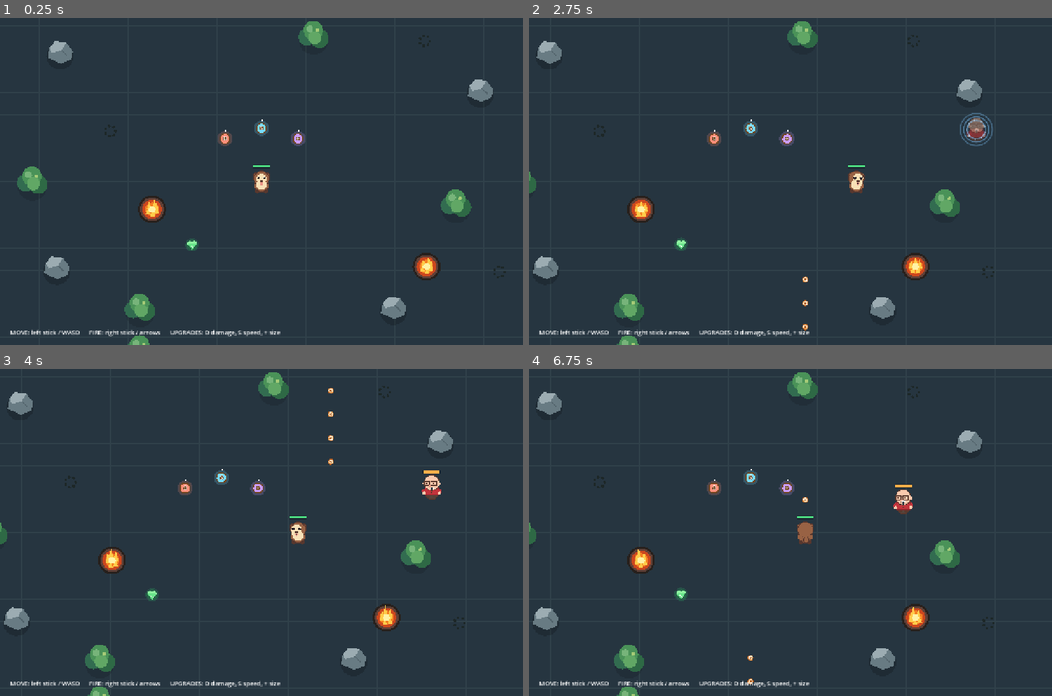
Above: before the commit, frames 1-4 (two rows, left to right).
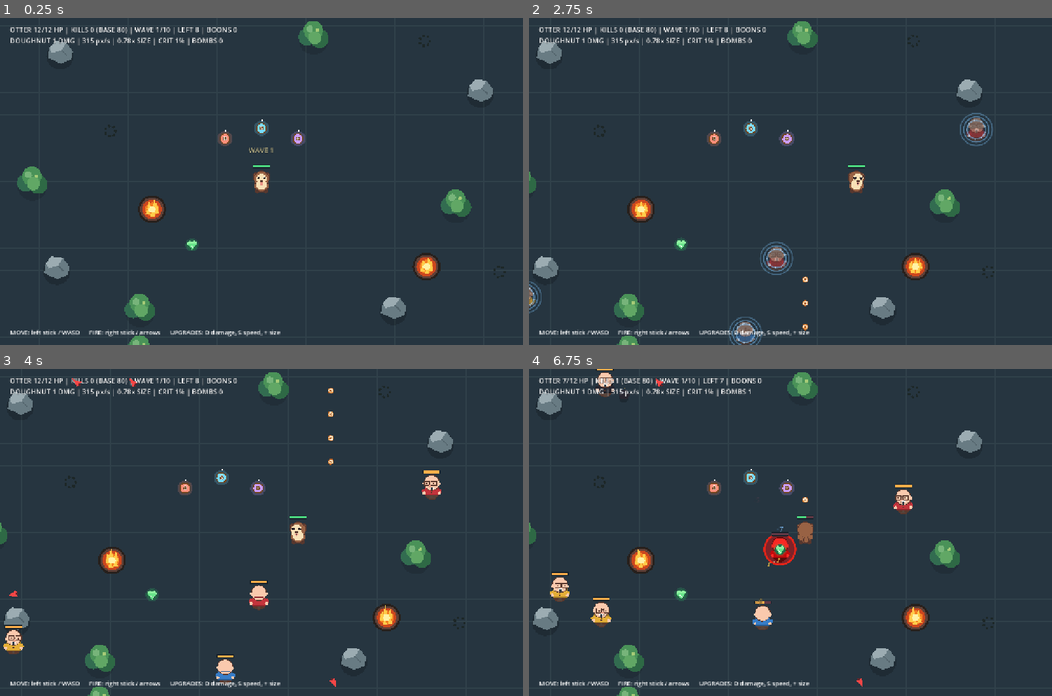
Above: after the commit, the same moments.

Repository: Jonty303/Project-Ottertron
Game: Godot game, scene res://scenes/main.tscn
The game is run twice, just before and just after one commit, with the same random seed, the same clock (stepped at 60 frames per second) and the same inputs.
Inputs:
- Up to frame 1 (0.25 s): no input
- Up to frame 2 (2.75 s): tap Enter at 0.5, 1.35 s; hold D 0.53-1.28 s; hold R 0.53-1.28 s; tap Space at 0.77, 1.52 s; hold Down 1.28-2.03 s; hold D from 2.03 s (still down); tap Keypad Enter at 2.1 s
- Up to frame 3 (4 s): release D at 2.78 s; hold Up 2.78-3.53 s; tap R at 2.85 s; tap Space at 3.02, 3.77 s; hold A from 3.53 s (still down); tap Enter at 3.6 s
- Up to frame 4 (6.75 s): tap Keypad Enter at 4.35, 6.6 s; tap Space at 4.52, 6.02 s; release A at 5.03 s; hold Down 5.03-5.78 s; hold R 5.03-5.78 s; hold D 5.78-6.53 s; tap Enter at 5.85 s; hold Up from 6.53 s (still down)

The runs differ from the first frame. In frame 1, 0.8% of the frame differs, in the area x 1-53%, y 2-42%; in frame 2, 1.5%; in frame 3, 1.5%; in frame 4, 2.1%, in the area x 1-64%, y 0-98%.
Error before the commit: Invalid access to property or key 'ordnance_requested' on a base object of type 'CharacterBody2D (colin.gd)'. (res://scripts/main.gd:272)

Commit message:
Restore Black Colin AI alongside delayed teleport visuals

Diff:
--- a/scripts/colin.gd
+++ b/scripts/colin.gd
@@ -7,8 +7,9 @@
 signal aura_tick(damage: int)
 signal explosion_requested(at: Vector2, radius: float, damage: int)
 signal pencil_requested(at: Vector2, direction: Vector2, shooter: Node2D)
-
-@export_enum("normal", "explosive", "ranged", "boss") var variant: String = "normal"
+signal ordnance_requested(at: Vector2, destination: Vector2, mine: bool, shooter: Node2D)
+
+@export_enum("normal", "explosive", "ranged", "black", "boss") var variant: String = "normal"
 @export var max_health: int = 10
 @export var health_multiplier: float = 1.0
 @export var damage_multiplier: float = 1.0
@@ -22,6 +23,9 @@
 
 @export_range(0.0, 1.0, 0.01) var explosion_chance: float = 0.0
 @export var pencil_interval: float = 1.0
+@export var bomb_interval: float = 2.1
+@export var mine_interval: float = 8.0
+@export var bomb_range: float = 770.0
 @export var pencil_range: float = 680.0
 @export var ranged_preferred_distance: float = 270.0
 @export var ranged_minimum_distance: float = 190.0
@@ -40,6 +44,8 @@
 var _aura_phase: float = 0.0
 var _glow_time: float = 0.0
 var _pencil_elapsed: float = 0.0
+var _bomb_elapsed: float = 0.0
+var _mine_elapsed: float = 0.0
 var _shoots_pencils: bool = false
 var _uses_aura: bool = true
 var _boss_size: float = 2.2
@@ -83,6 +89,15 @@
             pencil_interval = 1.0
             move_speed = 58.0
             art.jumper_color = Color("#377dc8")
+        "black":
+            explosion_chance = 0.0
+            _uses_aura = false
+            _shoots_pencils = false
+            move_speed = 50.0
+            ranged_minimum_distance = 230.0
+            ranged_preferred_distance = 355.0
+            art.jumper_color = Color("#252630")
+            _mine_elapsed = randf_range(0.0, 1.4)
         "boss":
             explosion_chance = 0.0
             max_health = 40
@@ -146,6 +161,21 @@
         return
     var separation: Vector2 = target.global_position - global_position
     var distance: float = separation.length()
+    if variant == "black" and distance <= bomb_range and distance > 0.01:
+        _bomb_elapsed += delta
+        _mine_elapsed += delta
+        if _bomb_elapsed >= bomb_interval:
+            _bomb_elapsed -= bomb_interval
+            var aim: Vector2 = separation.rotated(randf_range(-0.22, 0.22))
+            var bomb_landing: Vector2 = global_position + aim.limit_length(560.0)
+            ordnance_requested.emit(global_position, bomb_landing, false, self)
+            art.set_facing(separation)
+        if _mine_elapsed >= mine_interval:
+            _mine_elapsed = 0.0
+            var angle: float = randf_range(0.0, TAU)
+            var distance_to_mine: float = randf_range(170.0, 390.0)
+            var mine_landing: Vector2 = global_position + Vector2.RIGHT.rotated(angle) * distance_to_mine
+            ordnance_requested.emit(global_position, mine_landing, true, self)
     if _shoots_pencils and distance <= pencil_range and distance > 0.01:
         _pencil_elapsed += delta
         if _pencil_elapsed >= maxf(0.1, pencil_interval):
@@ -178,19 +208,19 @@
     if _uses_aura and distance <= drain_start_range:
         _start_aura()
         velocity = Vector2.ZERO
-    elif variant == "ranged":
+    elif variant == "ranged" or variant == "black":
         # Ranged Colin tries to maintain space rather than running into melee.
         var desired_motion := Vector2.ZERO
         if distance < ranged_minimum_distance:
             desired_motion = -separation.normalized()
         elif distance > ranged_preferred_distance:
             desired_motion = separation.normalized()
-        velocity = _avoid_burning_neighbours(desired_motion) * move_speed
+        velocity = _avoid_mines(_avoid_burning_neighbours(desired_motion)) * move_speed
         if velocity != Vector2.ZERO:
             move_and_slide()
         art.set_facing(separation)
     elif distance > (70.0 if variant == "boss" else 40.0):
-        velocity = _avoid_burning_neighbours(separation.normalized()) * move_speed
+        velocity = _avoid_mines(_avoid_burning_neighbours(separation.normalized())) * move_speed
         art.set_facing(separation)
         move_and_slide()
     else:
@@ -310,3 +340,15 @@
     # Otter is never an avoidance target.
     var combined: Vector2 = direction + escape
     return combined.normalized() if combined != Vector2.ZERO else direction
+
+func _avoid_mines(direction: Vector2) -> Vector2:
+    var repel := Vector2.ZERO
+    for node in get_tree().get_nodes_in_group("armed_mines"):
+        if not is_instance_valid(node) or not node.armed:
+            continue
+        var away: Vector2 = global_position - node.global_position
+        var distance: float = away.length()
+        if distance < 165.0 and distance > 0.001:
+            repel += away / distance * 3.0 * (1.0 - distance / 165.0)
+    var combined: Vector2 = direction + repel
+    return combined.normalized() if combined.length_squared() > 0.01 else Vector2.ZERO
